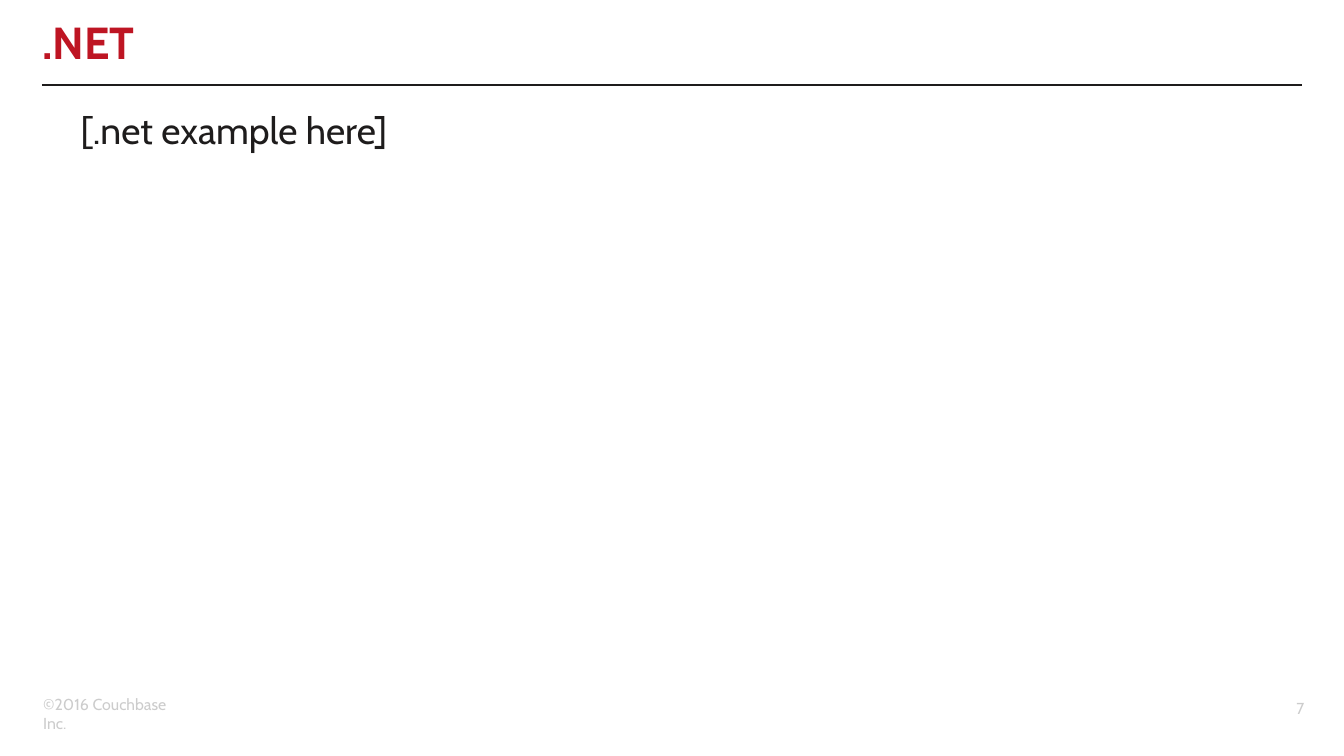
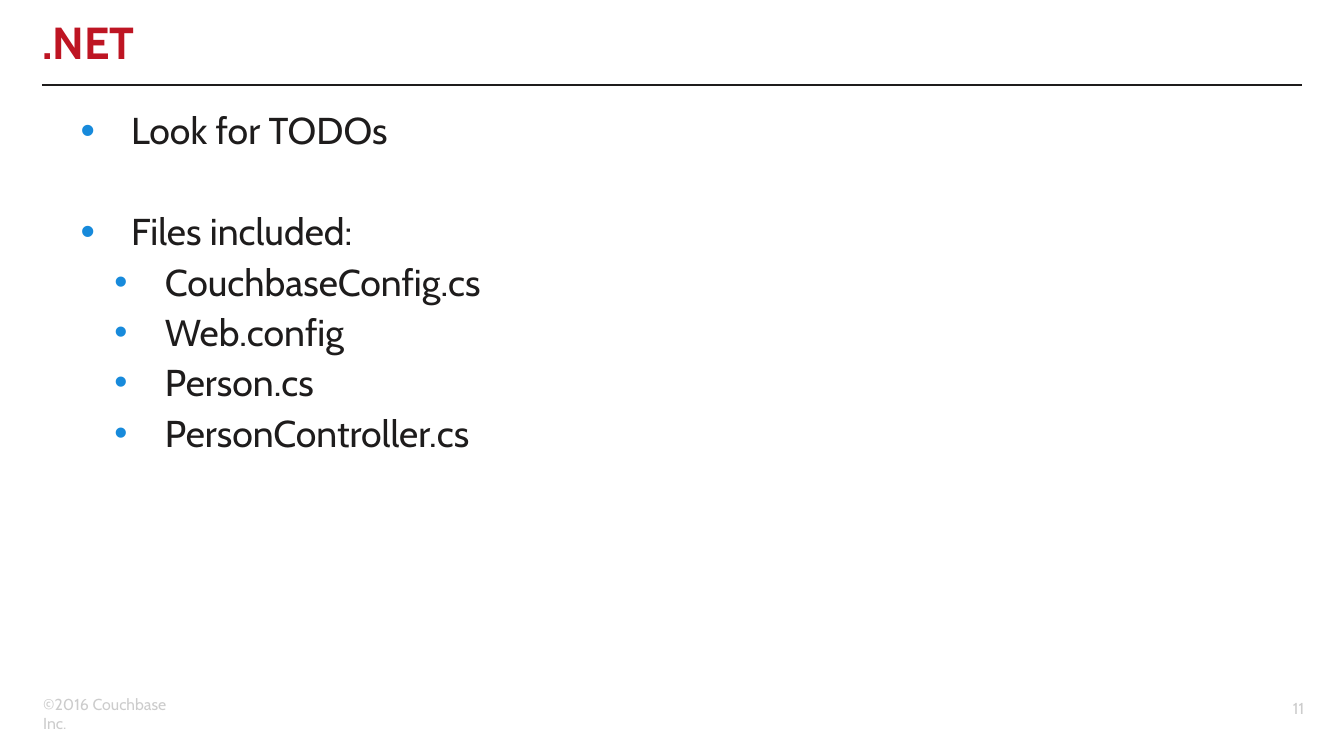
Before and after one commit to clint77/workshop, a slide deck: slide 11 of connect2016/developer/03/03.pptx (slide 7 before the commit). Drawn at 1344x756 pixels with LibreOffice and Linux fonts; fonts in the diff are those of the drawing; background and template pictures are left out. Boxes give left, top, right and bottom in pixels: in the first picture for what was removed or moved away, otherwise in the second. Text is boxed around its words. In the diff, an @@ line names an element or a change of style, - is before the commit and + after.

```diff
--- a/connect2016/developer/03/03.pptx
+++ b/connect2016/developer/03/03.pptx
@@ text at (131,116,481,448): text changed @@
-[.net example here]
+• Look for TODOs
+• Files included:
+  • CouchbaseConfig.cs
+  • Web.config
+  • Person.cs
+  • PersonController.cs
@@ page number at (1293,703,1304,714): text changed @@
-7
+11
```
Also in this commit, not shown: 4 slides added, 15 other files.
